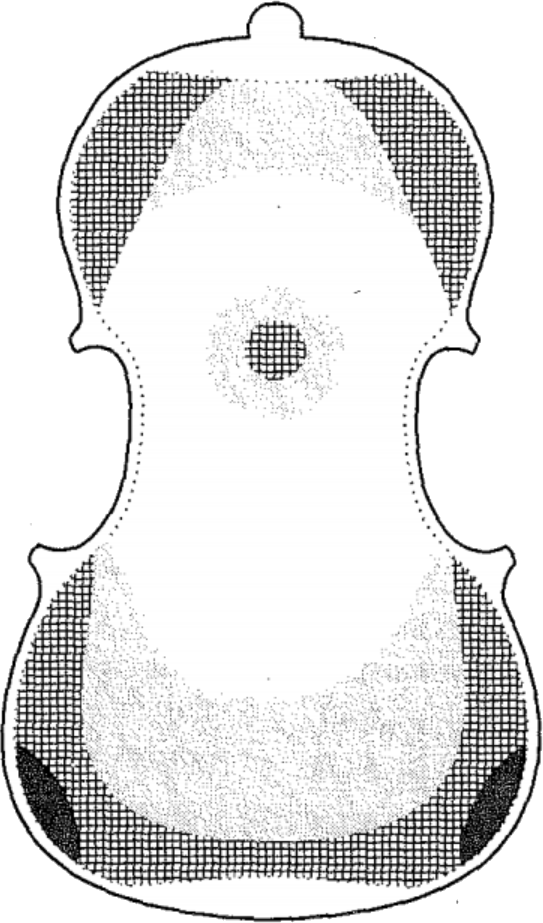
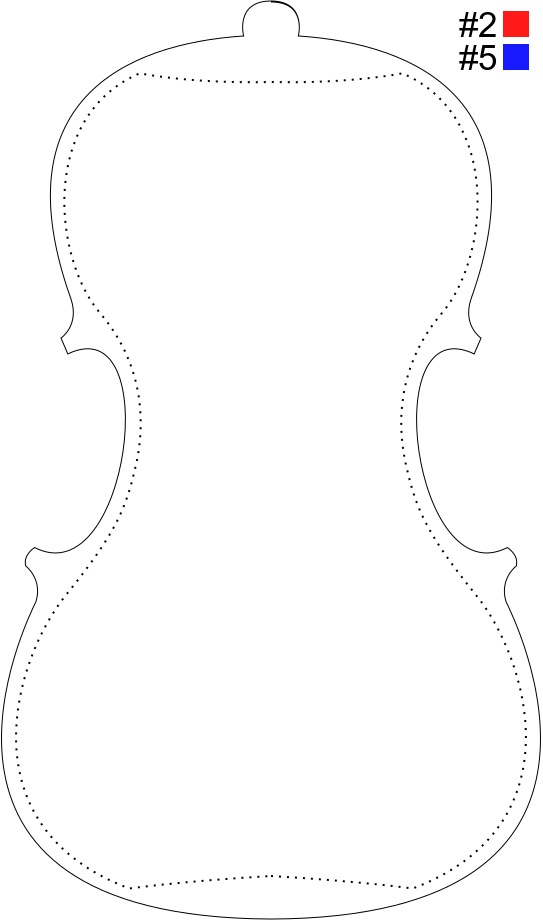
Comparing the layer stacks of the two 543px x 923px images. Changes:
showed "#5", moved it above "#2" over [459, 45, 497, 70]
showed "#2", moved it above "legends" over [459, 12, 496, 37]
showed "legends", moved it above "5S" over [503, 11, 529, 70]
hid "5S", opacity 80% → 100%, moved it above "5P", painted on it over [82, 81, 460, 841]
showed "plate inner contour" over [15, 72, 527, 890]
showed "plate" over [1, 0, 541, 920]
hid "back #5.png" over [0, 0, 543, 923]
hid "bg" over [0, 0, 543, 923]
